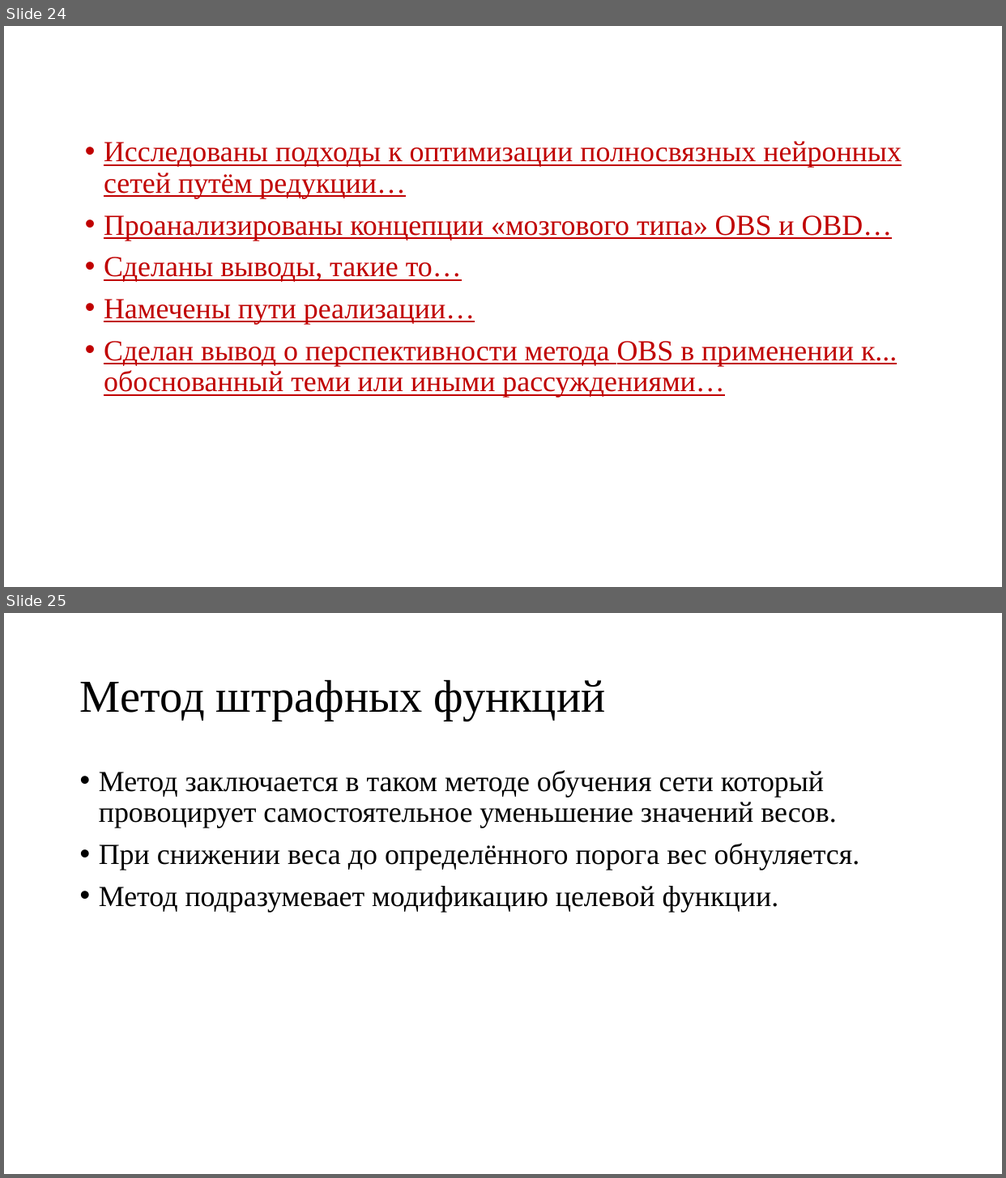
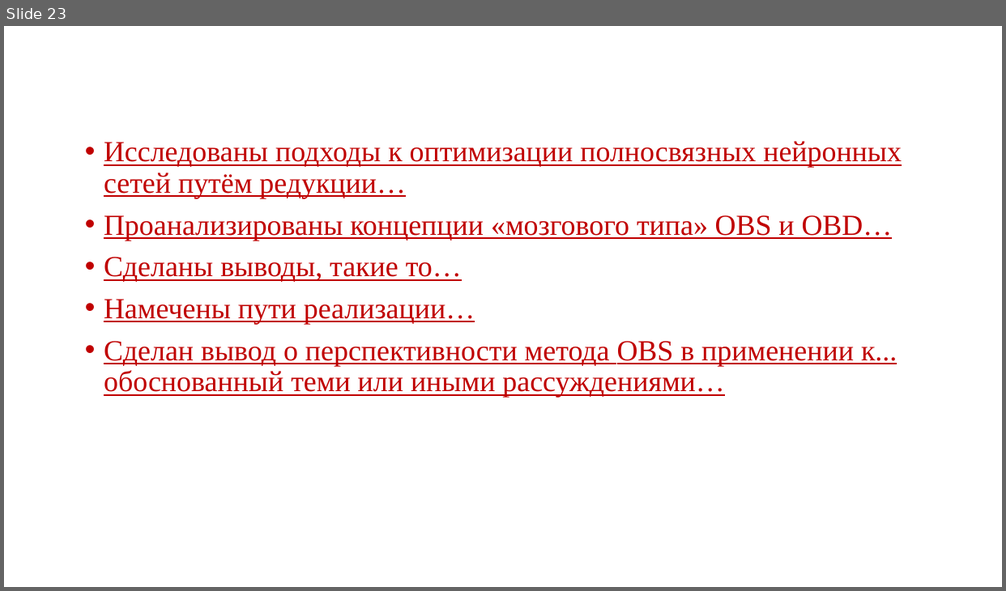
Before and after one commit to sven4500/masters-diploma, a slide deck: Презентация/Пезентация.ppt. Shown one above the other, each under a label of ours: slides 24 and 25 before the commit, slide 23 after it. The pictures are 1006x1178 and 1006x591 pixels, drawn with LibreOffice and Linux fonts; fonts in the diff are those of the drawing. Boxes give left, top, right and bottom in pixels: in the first picture for what was removed or moved away, otherwise in the second. Text is boxed around its words. In the diff, an @@ line names an element or a change of style, - is before the commit and + after.

```diff
--- a/Презентация/Пезентация.ppt
+++ b/Презентация/Пезентация.ppt
@@ slide 25 removed at (x1=4, y1=613, x2=1002, y2=1174), background #FFFFFF @@
@@ title removed at (x1=80, y1=679, x2=606, y2=721) @@
-Метод штрафных функций
@@ text removed at (x1=99, y1=770, x2=860, y2=912) @@
-• Метод заключается в таком методе обучения сети который провоцирует самостоятельное уменьшение значений весов.
-• При снижении веса до определённого порога вес обнуляется.
-• Метод подразумевает модификацию целевой функции.
@@ what was slide 24 is now slide 23 @@
```
Also in this commit, not shown: 13 slides changed, 2 slides added, 5 other slides removed.
